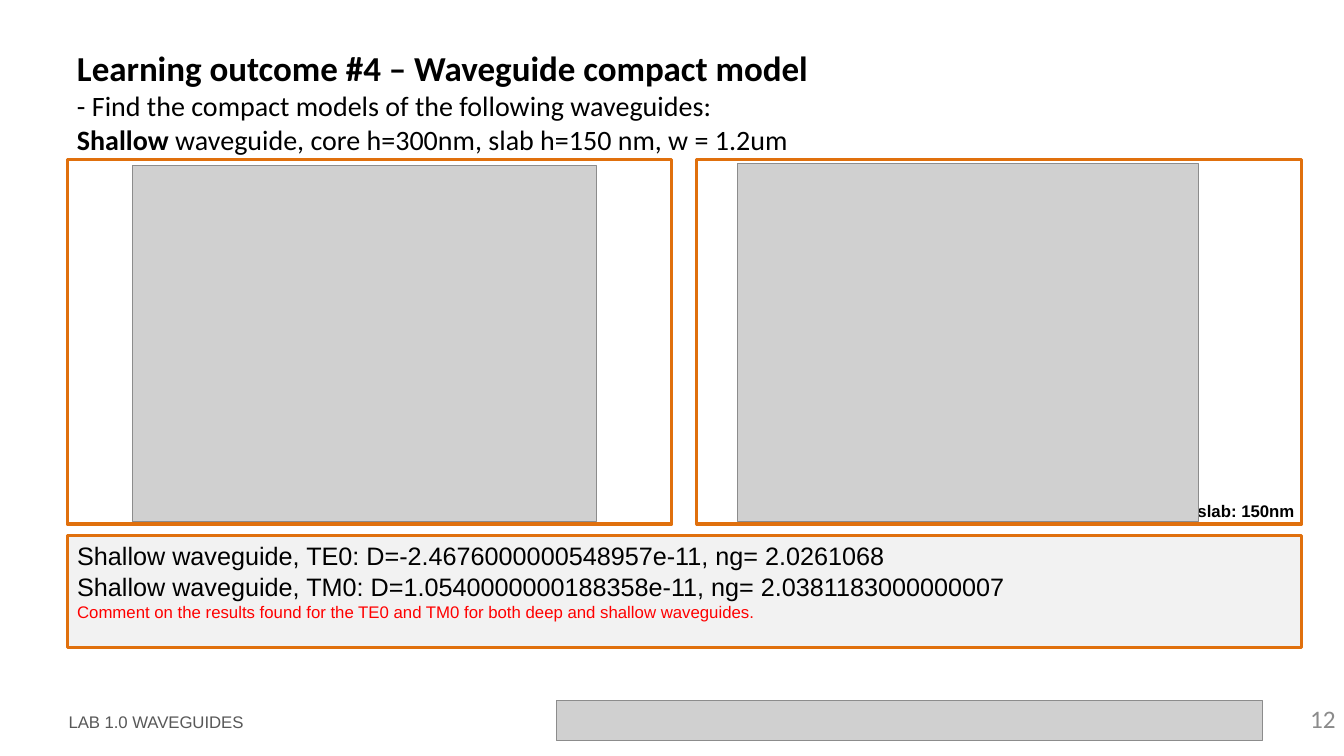
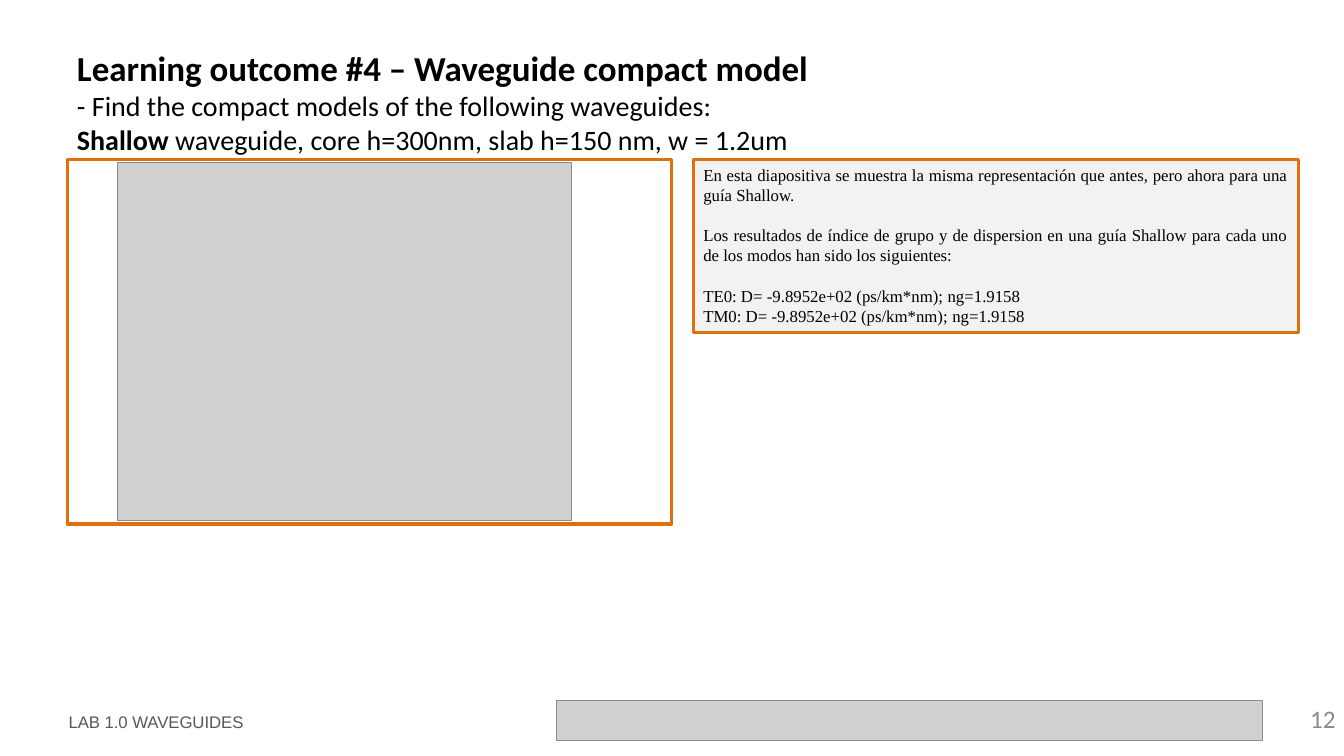
Before and after one commit to miiraandaa/cifoin-lab1, a slide deck: slide 12 of LabBook_10.pptx. Drawn at 1344x756 pixels with LibreOffice and Linux fonts; fonts in the diff are those of the drawing; grey boxes stand for pictures; background and template pictures are left out. Boxes give left, top, right and bottom in pixels: in the first picture for what was removed or moved away, otherwise in the second. Text is boxed around its words. In the diff, an @@ line names an element or a change of style, - is before the commit and + after.

```diff
--- a/LabBook_10.pptx
+++ b/LabBook_10.pptx
@@ picture: place and size @@
-picture at bbox=[132, 166, 596, 522]
+picture at bbox=[118, 162, 572, 520]
@@ rectangle added at bbox=[694, 159, 1299, 333], fill #F2F2F2, outline #E0700D 2.25 pt, 12 pt, text #000000 @@
+En esta diapositiva se muestra la misma representación que antes, pero ahora para una guía Shallow.
+Los resultados de índice de grupo y de dispersion en una guía Shallow para cada uno de los modos han sido los siguientes:
+TE0: D= -9.8952e+02 (ps/km*nm); ng=1.9158
+TM0: D= -9.8952e+02 (ps/km*nm); ng=1.9158
@@ rectangle removed at bbox=[697, 159, 1302, 524] @@
@@ picture removed at bbox=[737, 163, 1199, 522] @@
@@ text removed at bbox=[1197, 503, 1294, 521] @@
-slab: 150nm
@@ rectangle removed at bbox=[68, 536, 1303, 648] @@
-Shallow waveguide, TE0: D=-2.4676000000548957e-11, ng= 2.0261068
-Shallow waveguide, TM0: D=1.0540000000188358e-11, ng= 2.0381183000000007
-Comment on the results found for the TE0 and TM0 for both deep and shallow waveguides.
```
Also in this commit, not shown: 8 other slides changed, 6 slides added, 1 slide removed, 2 other files.
